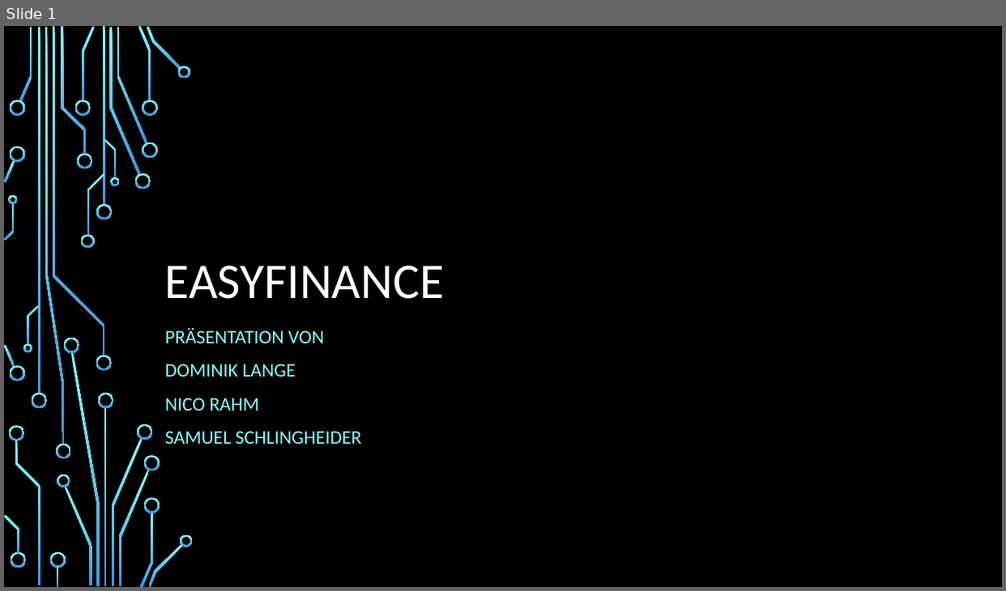
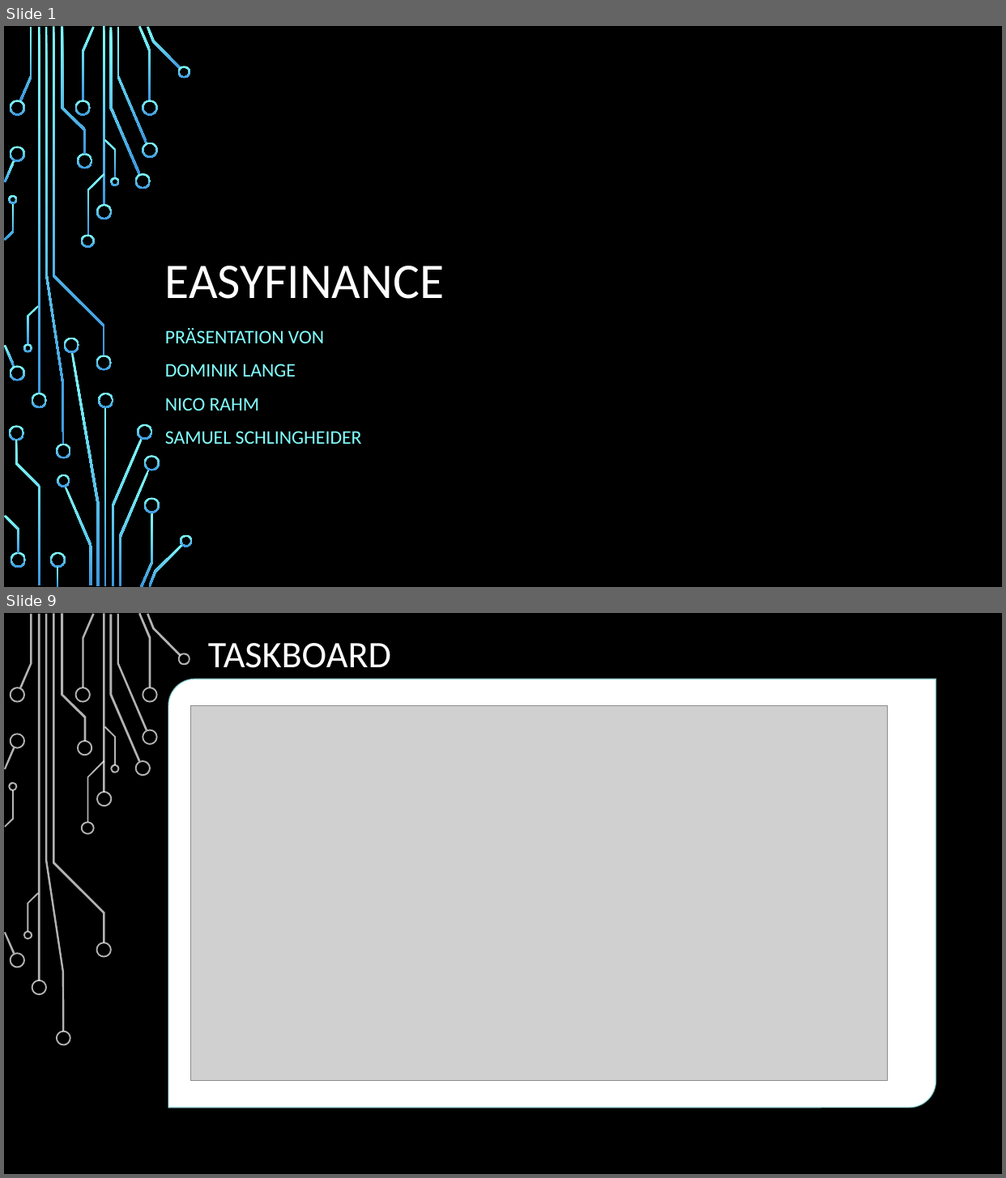
Before and after one commit to leumas244/easyFinance-SoftwareEngeneering, a slide deck: Midterm/easyFinance.pptx. Shown one above the other, each under a label of ours: slide 1 before the commit, slides 1 and 9 after it; the slides between them are not shown. The pictures are 1006x591 and 1006x1178 pixels, drawn with LibreOffice and Linux fonts; fonts in the diff are those of the drawing; grey boxes stand for pictures; background and template pictures are left out. Boxes give left, top, right and bottom in pixels: in the first picture for what was removed or moved away, otherwise in the second. Text is boxed around its words. In the diff, an @@ line names an element or a change of style, - is before the commit and + after.

```diff
--- a/Midterm/easyFinance.pptx
+++ b/Midterm/easyFinance.pptx
@@ slide 9 added at (4,613,1002,1174), background picture (left out) @@
@@ rectangle added at (4,613,1002,1174), fill #000000 @@
@@ text added at (208,643,391,668), 36 pt, text #FFFFFF @@
+TASKBOARD
@@ round diag rect added at (168,679,936,1107), fill #FFFFFF, outline #B4FFFF 1.5 pt @@
@@ picture added at (190,706,888,1081) @@
@@ group added at (4,613,191,1046): 32 freeform shapes, 2 rectangles @@
@@ group added at (4,613,987,1174): 14 freeform shapes, 3 rectangles @@
```
Also in this commit, not shown: 3 slides changed, 12 other slides added, 3 slides removed.
